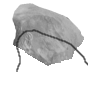
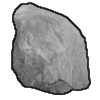
Before/after of a 100 x 100 layered artwork. What changed in the layer stack:
painted on "line" over box(11, 2, 91, 95)
removed layer "Pasted Layer #1" over box(12, 3, 84, 66)
painted on "Pasted Layer" over box(11, 2, 91, 96)
